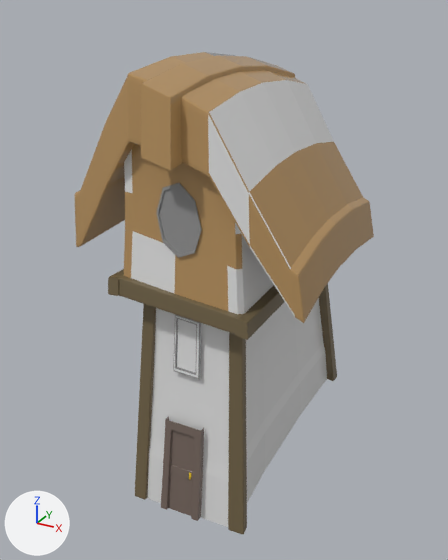
The FBX model Assets/Visuals/World Objects/house_b.fbx, before and after one commit.
Before and after are seen from a 50 mm camera at (2.2, -4.26, 3.52) aimed at (-0.18, 0.07, 1.35). The lights are fixed; the arrows at lower left show +X, +Y and +Z. Where no turn or scale is listed for an object, it has been applied to the vertices. Vertices at the same position are counted once.

Names of what the first picture shows: 'house_b'.
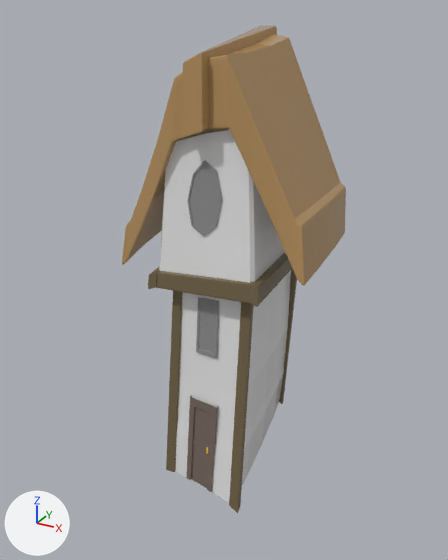
Where the change shows, as pixel boxes (x1, y1, x2, y2) in the pictures (448 x 560 px; the box of a moved part takes in the faces that stretch with it):
'house_b', reshaped, moved (25% narrower): before (75, 52, 374, 534); after (122, 25, 346, 513)
part 1 of me_mesh, moved or reshaped: before (161, 416, 204, 521); after (186, 395, 218, 492)
part 2 of me_mesh, moved or reshaped: before (135, 304, 156, 500); after (166, 291, 183, 472)
part 3 of me_mesh, moved or reshaped: before (228, 332, 247, 534); after (229, 302, 254, 513)
part 4 of me_mesh, moved or reshaped: before (319, 283, 337, 381); after (279, 268, 297, 404)
part 5 of me_mesh, moved or reshaped: before (156, 183, 202, 258); after (187, 160, 222, 236)
part 6 of me_mesh, rebuilt: before (75, 52, 235, 247); after (122, 72, 228, 265)
part 7 of me_mesh, rebuilt (28% narrower): before (181, 70, 374, 323); after (208, 34, 346, 286)
part 8 of me_mesh, rebuilt: before (147, 298, 327, 527); after (175, 270, 291, 503)
part 9 of me_mesh, rebuilt (37% narrower): before (141, 55, 295, 171); after (181, 25, 277, 138)
part 10 of me_mesh, rebuilt: before (124, 144, 274, 314); after (159, 129, 285, 283)
part 11 of me_mesh, added: after (196, 297, 219, 359)
part 12 of me_mesh, added: after (148, 267, 159, 289)
part 13 of me_mesh, added (brown): after (248, 252, 292, 307)
part 14 of me_mesh, added (brown): after (156, 270, 249, 303)
part 15 of me_mesh, deleted: before (173, 314, 201, 379)
part 16 of me_mesh, deleted (brown): before (118, 274, 243, 334)
part 17 of me_mesh, deleted: before (108, 269, 124, 296)
part 18 of me_mesh, deleted (brown): before (234, 286, 285, 340)

The change, as a diff of the scene's bpy script:
```diff
--- a/Assets/Visuals/World Objects/house_b.fbx.py
+++ b/Assets/Visuals/World Objects/house_b.fbx.py
@@ me_mesh @@
-me_mesh.from_pydata(...)  # 1221 vertices, 1099 faces; spans x -1.13..0.9, y -1.13..1.49, z -0.74..2.71
-me_mesh.materials.append(mat_mat_2)  # light grey #e1e1e1
+me_mesh.from_pydata(...)  # 1170 vertices, 1047 faces; spans x -1.13..0.83, y -1.1..0.99, z -0.74..2.89
+# me_mesh part 1: the loose piece of 142 vertices spanning x -0.13..0.21, y -1.13..-0.94, z -0.71..0.09 is multiplied about its middle by the matrix ((0.836, -0.038, 0.032), (-0.155, 0.621, 0.004), (0.012, -0.004, 1.013)), then moved by (-0.02, 0.36, 0.0)
+# me_mesh part 2: the loose piece of 48 vertices spanning x -0.41..-0.28, y -1.11..-0.78, z -0.73..1.11 is multiplied about its middle by the matrix ((0.83, -0.079, 0.03), (-0.009, 0.614, -0.007), (0.092, -0.003, 0.988)), then moved by (0.05, 0.36, -0.01)
+# me_mesh part 3: the loose piece of 48 vertices spanning x 0.32..0.57, y -1.05..-0.75, z -0.74..1.03 is multiplied about its middle by the matrix ((0.834, 0.005, 0.048), (-0.272, 0.666, 0.029), (0.055, -0.031, 1.066)), then moved by (-0.08, 0.23, 0.05)
+# me_mesh part 4: the loose piece of 48 vertices spanning x 0.3..0.45, y 0.83..1.49, z -0.74..1.04 is multiplied about its middle by the matrix ((0.711, -0.123, 0.089), (-0.191, 0.583, 0.029), (0.021, 0.022, 1.069)), then moved by (-0.18, -0.51, 0.05)
+# me_mesh part 5: the loose piece of 73 vertices spanning x -0.22..0.13, y -0.91..-0.82, z 1.42..1.93 is multiplied about its middle by the matrix ((0.817, 0.003, 0.028), (-0.035, 0.634, -0.007), (0.378, -0.134, 1.115)), then moved by (0.05, 0.3, 0.09)
+# me_mesh part 6: the loose piece of 146 vertices spanning x -0.97..-0.06, y -0.92..0.96, z 1.33..2.71 is rebuilt with 144 vertices and now spans x -0.79..-0.03, y -0.59..0.59, z 1.11..2.84, in mat_mat_6 (orange #b5905e)
+# me_mesh part 7: the loose piece of 146 vertices spanning x -0.11..0.9, y -0.89..0.91, z 1.1..2.61 is rebuilt with 144 vertices and now spans x -0.03..0.83, y -0.65..0.52, z 1.3..2.84, in mat_mat_6 (orange #b5905e)
+# me_mesh part 8: the loose piece of 114 vertices spanning x -0.37..0.48, y -1.09..1.46, z -0.73..1.14 is rebuilt with 100 vertices and now spans x -0.44..0.37, y -0.78..0.96, z -0.73..1.16
+# me_mesh part 9: the loose piece of 92 vertices spanning x -0.26..0.05, y -1.02..0.99, z 2.06..2.69 is rebuilt with 56 vertices and now spans x -0.12..0.05, y -0.66..0.6, z 2.2..2.89
+# me_mesh part 10: the loose piece of 79 vertices spanning x -0.56..0.48, y -0.96..1.03, z 0.99..2.3 is rebuilt with 66 vertices and now spans x -0.44..0.44, y -0.64..0.64, z 1.03..2.32
+# me_mesh part 11: a new loose piece of 80 vertices spanning x -0.08..0.12, y -0.61..-0.54, z 0.5..0.98, in mat_mat_3 (grey #8f8f8f)
+# me_mesh part 12: a new loose piece of 26 vertices spanning x -0.5..-0.39, y -0.65..0.69, z 0.99..1.25, in mat_mat_1 (brown #73654a)
+# me_mesh part 13: a new loose piece of 26 vertices spanning x 0.33..0.51, y -0.7..0.63, z 1.09..1.25, in mat_mat_1 (brown #73654a)
+# me_mesh part 14: a new loose piece of 24 vertices spanning x -0.4..0.46, y -0.68..-0.59, z 1.01..1.23, in mat_mat_1 (brown #73654a)
+# me_mesh part 15: the loose piece of 64 vertices spanning x -0.11..0.13, y -0.93..-0.84, z 0.48..0.94 is deleted
+# me_mesh part 16: the loose piece of 24 vertices spanning x -0.5..0.5, y -1.02..-0.89, z 0.96..1.21 is deleted
+# me_mesh part 17: 26 vertices removed from x -0.58..-0.49, y -1.03..1.1, z 1.05..1.2
+# me_mesh part 18: 26 vertices removed from x 0.41..0.55, y -0.98..1.07, z 0.95..1.11
 me_mesh.materials.append(mat_mat_4)
@@ me_mesh @@
 me_mesh.materials.append(mat_mat_3)
+me_mesh.materials.append(mat_mat_7)  # white #e7e7e7
+me_mesh.materials.append(mat_mat_11)  # white #e7e7e7
+me_mesh.materials.append(mat_mat_12)  # white #e7e7e7
@@ ob_house_b @@
 ob_house_b = bpy.data.objects.new('house_b', me_mesh)
-ob_house_b.location = (0.0, 0.032, 0.497)
+ob_house_b.location = (0.0, 0.0, 0.497)
```
